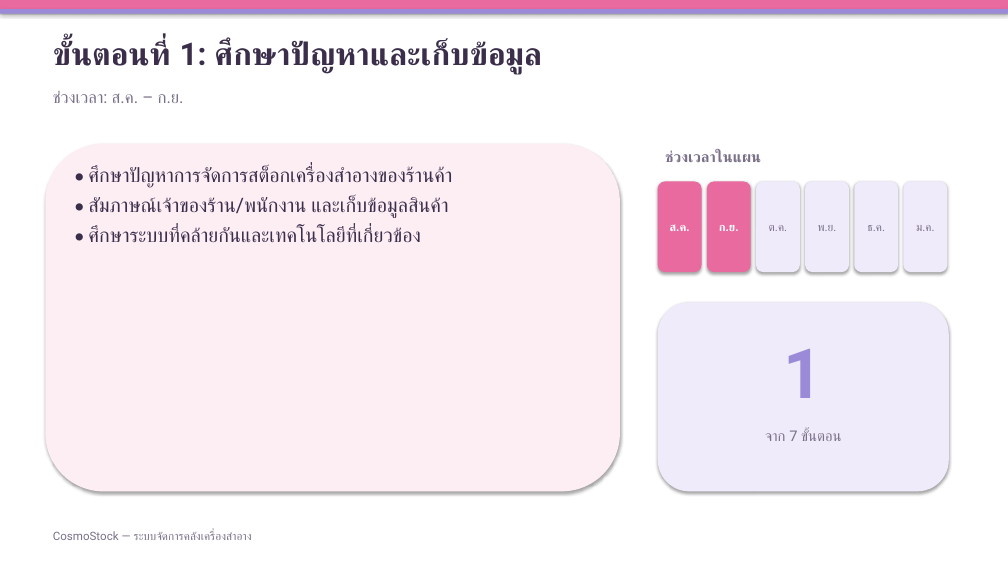
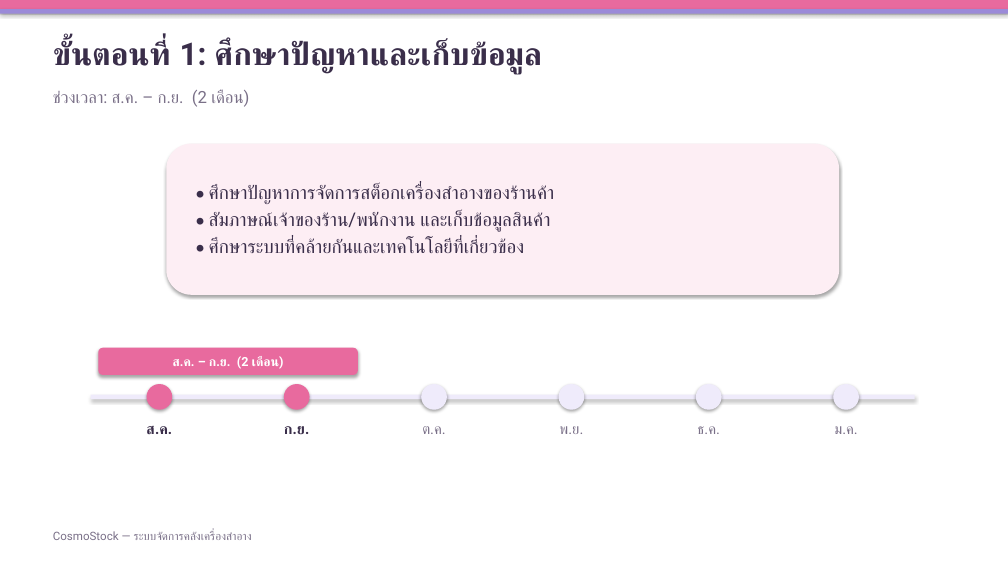
Before and after one commit to chakkrit4456/Cosmo-stock, a slide deck: slide 1 of doc/CosmoStock-ขั้นตอนการดำเนินงาน.pptx. Drawn at 1008x567 pixels with LibreOffice and Linux fonts; fonts in the diff are those of the drawing. Boxes give left, top, right and bottom in pixels: in the first picture for what was removed or moved away, otherwise in the second. Text is boxed around its words. In the diff, an @@ line names an element or a change of style, - is before the commit and + after.

```diff
--- a/doc/CosmoStock-ขั้นตอนการดำเนินงาน.pptx
+++ b/doc/CosmoStock-ขั้นตอนการดำเนินงาน.pptx
@@ text at [53,90,249,107]: text changed @@
-ช่วงเวลา: ส.ค. – ก.ย.
+ช่วงเวลา: ส.ค. – ก.ย. (2 เดือน)
@@ rounded rectangle removed at [45,144,620,492] @@
@@ rounded rectangle "• ศึกษาปัญหาการจัดการสต็อกเครื่องสำอางของร้านค้า": place and size @@
-rounded rectangle "• ศึกษาปัญหาการจัดการสต็อกเครื่องสำอางของร้านค้า" at [88,166,453,242]
+rounded rectangle "• ศึกษาปัญหาการจัดการสต็อกเครื่องสำอางของร้านค้า" at [166,144,839,295]
@@ rounded rectangle "• ศึกษาปัญหาการจัดการสต็อกเครื่องสำอางของร้านค้า" at [166,144,839,295]: size 19 to 18 pt; less space between paragraphs; vertical alignment top to middle; fill none to #FDEEF4; shadow on @@
@@ text removed at [665,150,761,162] @@
-ช่วงเวลาในแผน
@@ rounded rectangle removed at [658,302,949,492] @@
@@ rounded rectangle added at [98,348,358,375], fill #E86A9E, 12 pt, text #FFFFFF, bold @@
+ส.ค. – ก.ย. (2 เดือน)
@@ text removed at [783,349,823,398] @@
-1
@@ ellipse added at [147,384,172,410], fill #E86A9E @@
@@ ellipse added at [284,384,309,410], fill #E86A9E @@
@@ ellipse added at [421,384,447,410], fill #EFEBFB @@
@@ ellipse added at [559,384,585,410], fill #EFEBFB @@
@@ ellipse added at [696,384,722,410], fill #EFEBFB @@
@@ ellipse added at [833,384,859,410], fill #EFEBFB @@
@@ rectangle added at [91,395,915,399], fill #EFEBFB @@
@@ text "ส.ค.": place and size @@
-text "ส.ค." at [658,181,702,272]
+text "ส.ค." at [146,426,172,434]
@@ text "ส.ค." at [146,426,172,434]: size 11 to 14 pt, text colour #FFFFFF to #3A2E4A; more space between paragraphs; vertical alignment middle to top; fill #E86A9E to none; shadow off @@
@@ text "ก.ย." at [284,426,309,435]: size 11 to 14 pt, text colour #FFFFFF to #3A2E4A; more space between paragraphs; vertical alignment middle to top; fill #E86A9E to none; shadow off @@
@@ text "ก.ย.": place and size @@
-text "ก.ย." at [707,181,751,272]
+text "ก.ย." at [284,426,309,435]
@@ text "ต.ค.": place and size @@
-text "ต.ค." at [756,181,800,272]
+text "ต.ค." at [422,426,446,434]
@@ text "พ.ย.": place and size @@
-text "พ.ย." at [805,181,849,272]
+text "พ.ย." at [559,426,583,434]
@@ text "ธ.ค.": place and size @@
-text "ธ.ค." at [854,181,898,272]
+text "ธ.ค." at [697,426,719,434]
@@ size 11 to 14 pt; more space between paragraphs; vertical alignment middle to top; fill #EFEBFB to none; shadow off in 4 elements at [422,426,446,434], [559,426,583,434], [697,426,719,434], [834,426,858,434] @@
@@ text "ม.ค.": place and size @@
-text "ม.ค." at [904,181,948,272]
+text "ม.ค." at [834,426,858,434]
@@ text removed at [765,430,841,441] @@
-จาก 7 ขั้นตอน
```
Also in this commit, not shown: 6 other slides changed.
